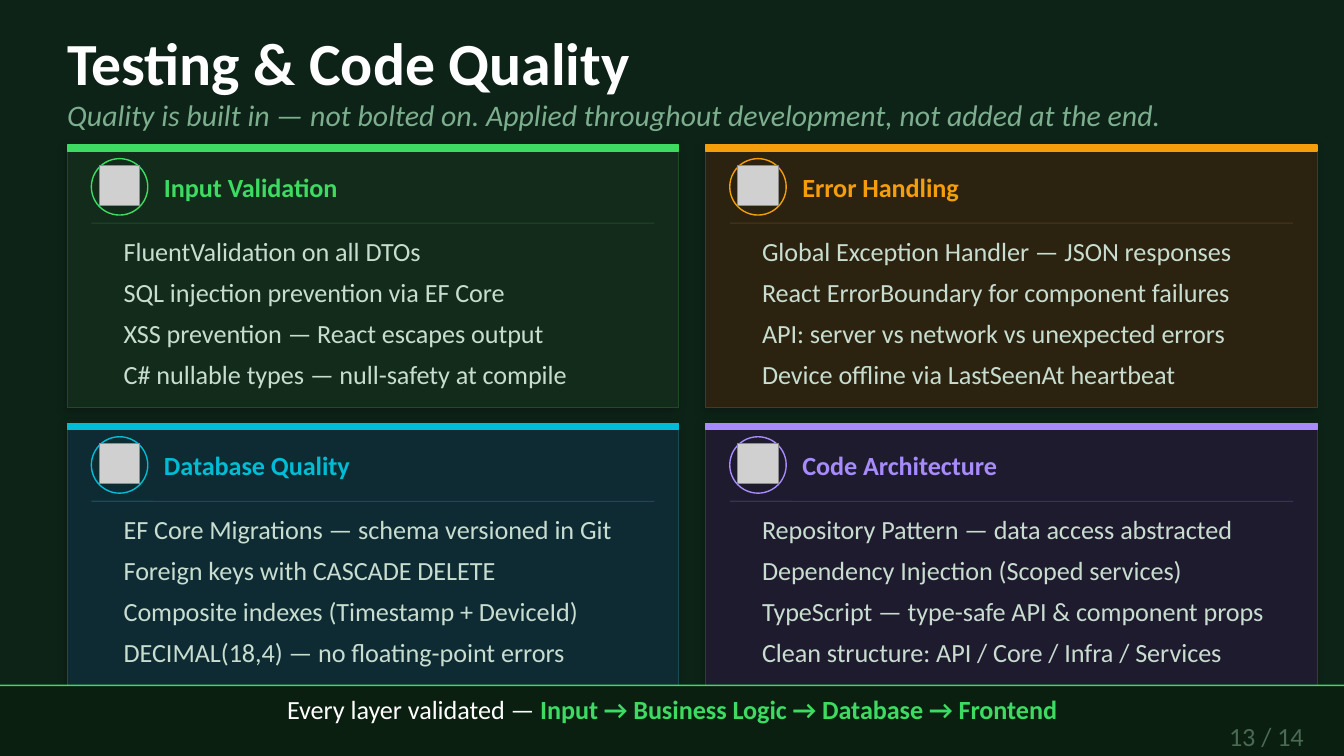
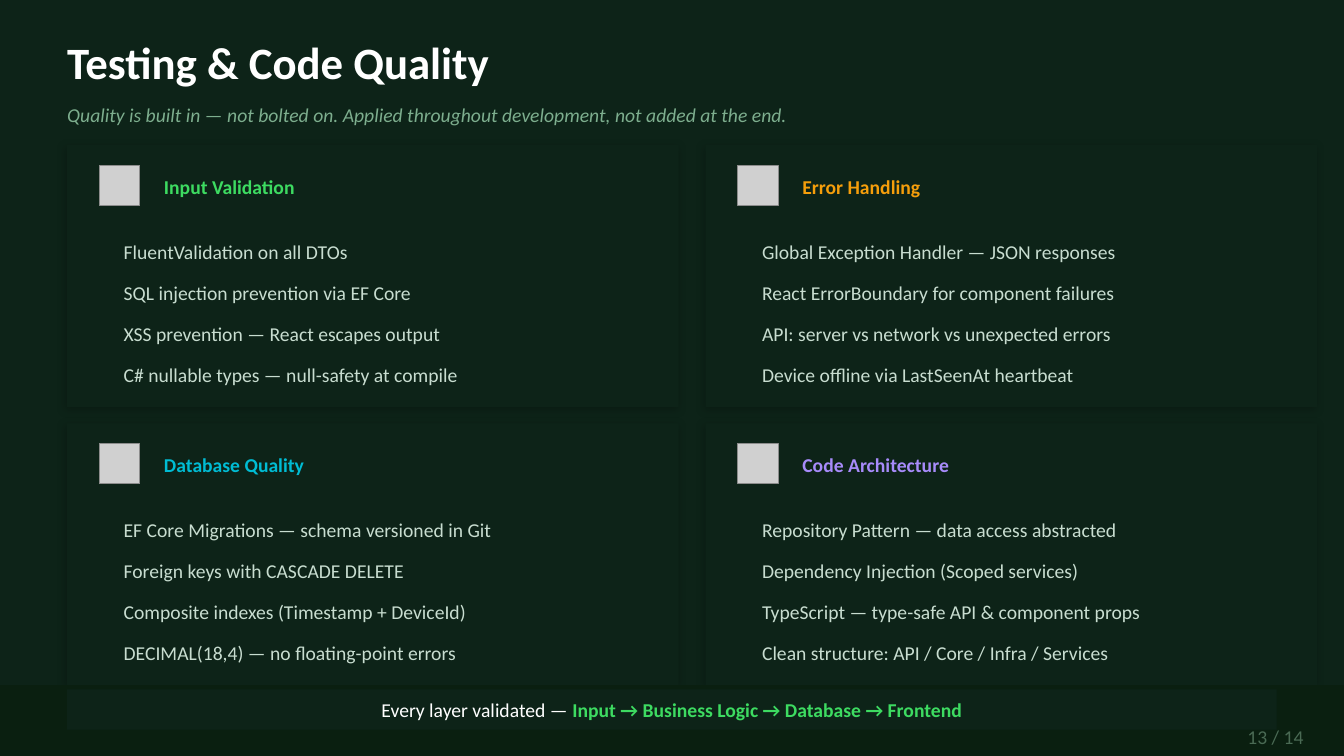
Before and after one commit to TranRTC/capstone_project, a slide deck: slide 12 of Presentation/Capstone Project Presentation.pptx (slide 17 before the commit). Drawn at 1344x756 pixels with LibreOffice and Linux fonts; fonts in the diff are those of the drawing; grey boxes stand for pictures; background and template pictures are left out. Boxes give left, top, right and bottom in pixels: in the first picture for what was removed or moved away, otherwise in the second. Text is boxed around its words. In the diff, an @@ line names an element or a change of style, - is before the commit and + after.

```diff
--- a/Presentation/Capstone Project Presentation.pptx
+++ b/Presentation/Capstone Project Presentation.pptx
@@ text "Testing & Code Quality" at (67,47,489,87): size 42.7 to 32 pt @@
@@ text "Quality is built in — ..." at (67,108,786,126): size 21.3 to 14 pt @@
@@ rectangle at (68,145,680,407): fill #132B1A to #0D2318; outline #1E4A27 0.75 pt to none @@
@@ rectangle at (68,145,680,151): fill #3DDB61 to #0D2318; outline #3DDB61 1 pt to none @@
@@ rectangle at (706,145,1318,407): fill #2B2310 to #0D2318; outline #4A3A1A 0.75 pt to none @@
@@ rectangle at (706,145,1318,151): fill #F59E0B to #0D2318; outline #F59E0B 1 pt to none @@
@@ ellipse at (92,158,148,215): fill #132B1A to #0D2318; outline #3DDB61 1 pt to none @@
@@ ellipse at (730,158,786,215): fill #2B2310 to #0D2318; outline #F59E0B 1 pt to none @@
@@ line removed from (92, 223) to (654, 223) @@
@@ line removed from (730, 223) to (1293, 223) @@
@@ rectangle at (68,423,680,686): fill #0E2B33 to #0D2318; outline #1A4A55 0.75 pt to none @@
@@ rectangle at (68,423,680,430): fill #00BCD4 to #0D2318; outline #00BCD4 1 pt to none @@
@@ ellipse at (92,437,148,493): fill #0E2B33 to #0D2318; outline #00BCD4 1 pt to none @@
@@ rectangle at (706,423,1318,686): fill #1E1B2E to #0D2318; outline #3A3255 0.75 pt to none @@
@@ rectangle at (706,423,1318,430): fill #A78BFA to #0D2318; outline #A78BFA 1 pt to none @@
@@ ellipse at (730,437,786,493): fill #1E1B2E to #0D2318; outline #A78BFA 1 pt to none @@
@@ line removed from (92, 501) to (654, 501) @@
@@ line removed from (730, 501) to (1293, 501) @@
@@ line removed from (0, 686) to (1344, 686) @@
@@ rectangle "Every layer validated — Input ...": place and size @@
-rectangle "Every layer validated — Input ..." at (287,700,1057,724)
+rectangle "Every layer validated — Input ..." at (68,690,1277,730)
@@ rectangle "Every layer validated — Input ..." at (68,690,1277,730): size 18.7 to 14 pt; fill none to #0D2318 @@
@@ size 18.7 to 14 pt in 21 elements at (164,180,294,197), (124,245,348,259), (124,286,411,304), (124,327,439,344), (124,368,457,385), (802,180,921,198), (762,245,1115,262), (762,286,1114,303), (762,327,1111,344), (762,368,1074,382), (164,458,304,475), (124,523,491,541), (124,564,404,582), (124,605,465,622), (124,646,456,664), (802,458,949,472), (762,523,1116,540), (762,564,1077,582), (762,605,1140,622), (762,646,1108,660), (1247,731,1304,744) @@
```
Also in this commit, not shown: 9 other slides changed, 1 slide added, 7 slides removed.
